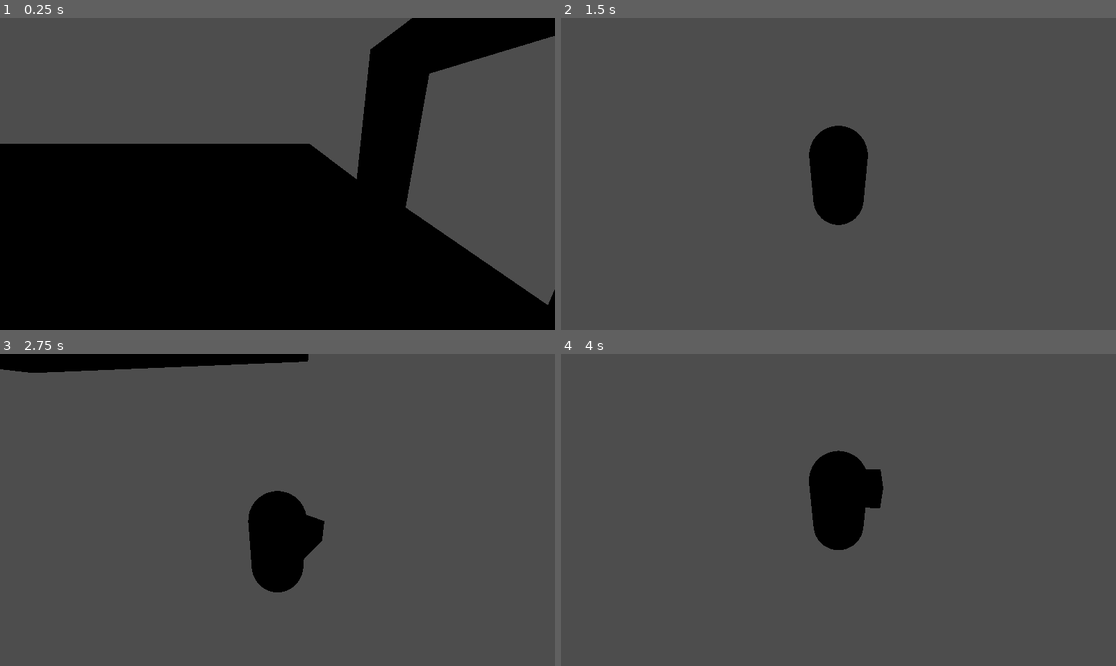
Above: before the commit, frames 1-4 (two rows, left to right).
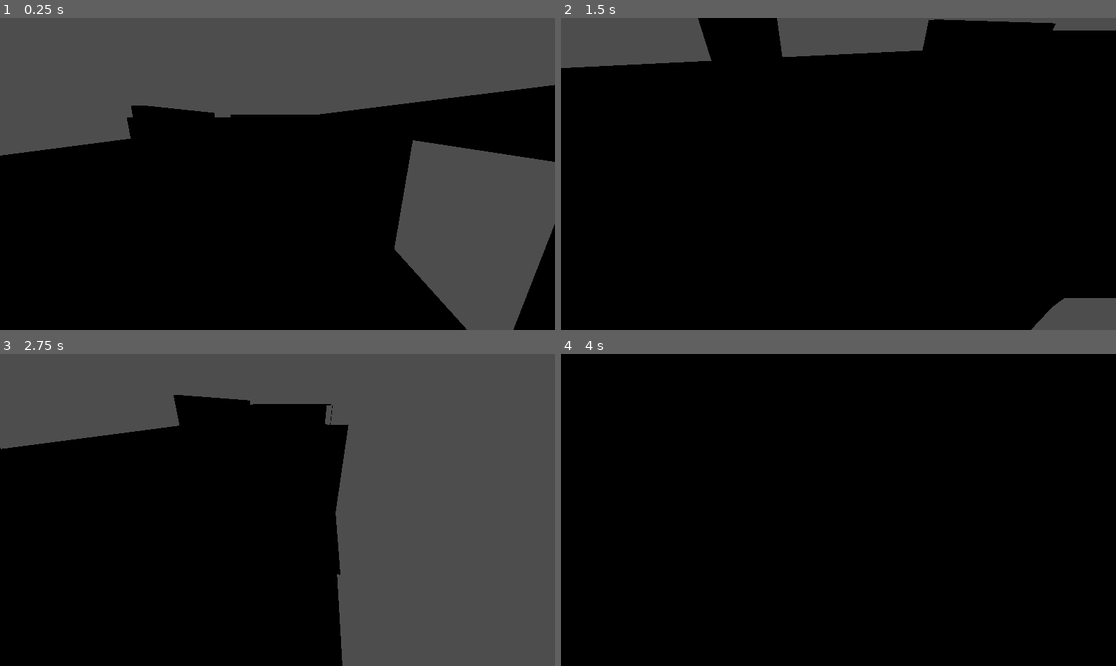
Above: after the commit, the same moments.

Repository: MikaelVV/Allmighty
Game: Godot game, scene res://Scenes/Police_Station.tscn
Same seed, same stepped clock (60 frames per second), same inputs: the game is played once before the commit and once after it. This scene is started directly instead of the project's main scene.
Inputs (mouse positions are in pixels of both pictures, inside the frame that each line leads up to):
- Up to frame 1 (0.25 s): no input
- Up to frame 2 (1.5 s): tap Enter (ui_accept) at 0.5, 0.77 s; move the mouse to (960, 158) at 0.52 s; hold D (move_right) 0.53-1.28 s; click (960, 158) at 0.67 s; move the mouse to (810, 174) at 1.27 s; hold W (move_forward) from 1.28 s (still down)
- Up to frame 3 (2.75 s): keep holding W (move_forward); tap Enter (ui_accept) at 1.52 s; move the mouse to (288, 503) at 2.02 s
- Up to frame 4 (4 s): keep holding W (move_forward); move the mouse to (832, 516) at 2.77 s; tap Enter (ui_accept) at 3.02, 3.5, 3.77 s; move the mouse to (877, 513) at 3.52 s

The runs differ from the first frame. In frame 1, 20% of the frame differs, in the area x 0-100%, y 0-100%; in frame 2, 88%; in frame 3, 47%; in frame 4, 97%.

Commit message:
police concept layout

Diff:
--- a/Scenes/Police_Station.tscn
+++ b/Scenes/Police_Station.tscn
@@ -6,21 +6,78 @@
 [node name="Node3D" type="Node3D"]
 
 [node name="CSGCombiner3D" type="CSGCombiner3D" parent="."]
+material_override = ExtResource("1_y7ei6")
+use_collision = true
 
 [node name="CSGBox3D" type="CSGBox3D" parent="CSGCombiner3D"]
-transform = Transform3D(1, 0, 0, 0, 1, 0, 0, 0, 1, -14.0431, 0, 0.177147)
+transform = Transform3D(1, 0, 0, 0, 1, 0, 0, 0, 1, -14.0431, 0, -6.57981)
 snap = 1e-06
-size = Vector3(40.94, 1, 43)
+size = Vector3(40.94, 1, 81.7864)
 material = ExtResource("1_y7ei6")
 
 [node name="CSGBox3D2" type="CSGBox3D" parent="CSGCombiner3D"]
-transform = Transform3D(1, 0, 0, 0, 1, 0, 0, 0, 1, 5.94181, 3.02019, -0.04636)
-size = Vector3(1, 4.95557, 7)
+transform = Transform3D(1, 0, 0, 0, 1, 0, 0, 0, 1, 5.94181, 3.02019, -6.33496)
+size = Vector3(1, 4.95557, 80.8924)
 
-[node name="CSGBox3D3" type="CSGBox3D" parent="CSGCombiner3D"]
-transform = Transform3D(1, 0, 0, 0, 1, 0, 0, 0, 1, 5.84678, 2.6306, -0.0860546)
+[node name="CSGBox3D3" type="CSGBox3D" parent="CSGCombiner3D/CSGBox3D2"]
+transform = Transform3D(1, 0, 0, 0, 1, 0, 0, 0, 1, -0.0786648, -0.180553, 6.15961)
 operation = 2
 size = Vector3(1.30029, 3.75769, 4)
 
+[node name="CSGCylinder3D" type="CSGCylinder3D" parent="CSGCombiner3D"]
+transform = Transform3D(0.712271, 0, -0.701905, 0, 1, 0, 0.701905, 0, 0.712271, -11.1402, 1.40802, 0)
+radius = 3.44621
+height = 1.86168
+
+[node name="CSGCylinder3D" type="CSGCylinder3D" parent="CSGCombiner3D/CSGCylinder3D"]
+transform = Transform3D(0.681309, 0, -0.731997, 0, 1, 0, 0.731997, 0, 0.681309, -0.640641, 0.0219736, 0.551227)
+operation = 2
+radius = 3.00608
+height = 2.33414
+
+[node name="CSGBox3D3" type="CSGBox3D" parent="CSGCombiner3D"]
+transform = Transform3D(0.00157073, 0, -0.999999, 0, 1, 0, 0.999999, 0, 0.00157073, 2.61386, 2.53705, 13.0044)
+size = Vector3(1, 6.0741, 7.60369)
+
+[node name="CSGBox3D3" type="CSGBox3D" parent="CSGCombiner3D/CSGBox3D3"]
+transform = Transform3D(0.00157074, 0, -1, 0, 1, 0, 1, 0, 0.00157074, 10.0821, 0.685731, 12.9927)
+size = Vector3(1, 6.0741, 22.5401)
+
+[node name="CSGBox3D3" type="CSGBox3D" parent="CSGCombiner3D/CSGBox3D3/CSGBox3D3"]
+transform = Transform3D(0.999549, 0, -0.0299629, 0, 1, 0, 0.0299629, 0, 0.999549, 4.6838, 0.685731, 23.0661)
+size = Vector3(1, 6.0741, 5.59486)
+
+[node name="CSGBox3D4" type="CSGBox3D" parent="CSGCombiner3D"]
+transform = Transform3D(1, 0, 0, 0, 1, 0, 0, 0, 1, -0.810203, 2.63617, 23.4392)
+size = Vector3(1, 6.0741, 22.0659)
+
+[node name="CSGBox3D4" type="CSGBox3D" parent="CSGCombiner3D/CSGBox3D4"]
+transform = Transform3D(1, 0, 0, 0, 1, 0, 0, 0, 1, -9.55058, 0.735628, -50.2723)
+size = Vector3(1, 6.0741, 22.0659)
+
+[node name="CSGBox3D5" type="CSGBox3D" parent="CSGCombiner3D"]
+transform = Transform3D(-0.0205063, 0, -0.99979, 0, 1, 0, 0.99979, 0, -0.0205063, 2.73361, 2.39909, -36.6734)
+size = Vector3(1, 6.0741, 7.60369)
+
+[node name="CSGBox3D5" type="CSGBox3D" parent="CSGCombiner3D/CSGBox3D5"]
+transform = Transform3D(0.998748, 0, 0.0500351, 0, 1, 0, -0.0500351, 0, 0.998748, 20.8147, 0.12387, 0.186215)
+size = Vector3(1, 6.0741, 7.60369)
+
+[node name="CSGBox3D6" type="CSGBox3D" parent="CSGCombiner3D/CSGBox3D5"]
+transform = Transform3D(0.00157073, 0, 0.999999, 0, 1, 0, -0.999999, 0, 0.00157073, 10.4294, 0.0991211, 3.44046)
+size = Vector3(1, 6.0741, 22.0659)
+
+[node name="CSGBox3D6" type="CSGBox3D" parent="CSGCombiner3D"]
+transform = Transform3D(1, 0, 0, 0, 1, 0, 0, 0, 1, -5.53568, 3.15071, 34.864)
+size = Vector3(10.0069, 5.20868, 1.63916)
+
+[node name="CSGBox3D6" type="CSGBox3D" parent="CSGCombiner3D/CSGBox3D6"]
+transform = Transform3D(1, 0, 0, 0, 1, 0, 0, 0, 1, -0.249226, -0.716002, -0.463619)
+size = Vector3(2.66595, 4.73157, 1)
+
+[node name="CSGBox3D7" type="CSGBox3D" parent="CSGCombiner3D"]
+transform = Transform3D(0.0204014, 0, 0.999792, 0, 1, 0, -0.999792, 0, 0.0204014, -13.7951, 2.61344, -47.2217)
+size = Vector3(1, 6.0741, 40.051)
+
 [node name="Player" parent="." instance=ExtResource("2_nq242")]
-transform = Transform3D(1, 0, 0, 0, 1, 0, 0, 0, 1, 2.5054, 1.43877, 0.635391)
+transform = Transform3D(1, 0, 0, 0, 1, 0, 0, 0, 1, 2.5317, 3.22542, 0.707655)
